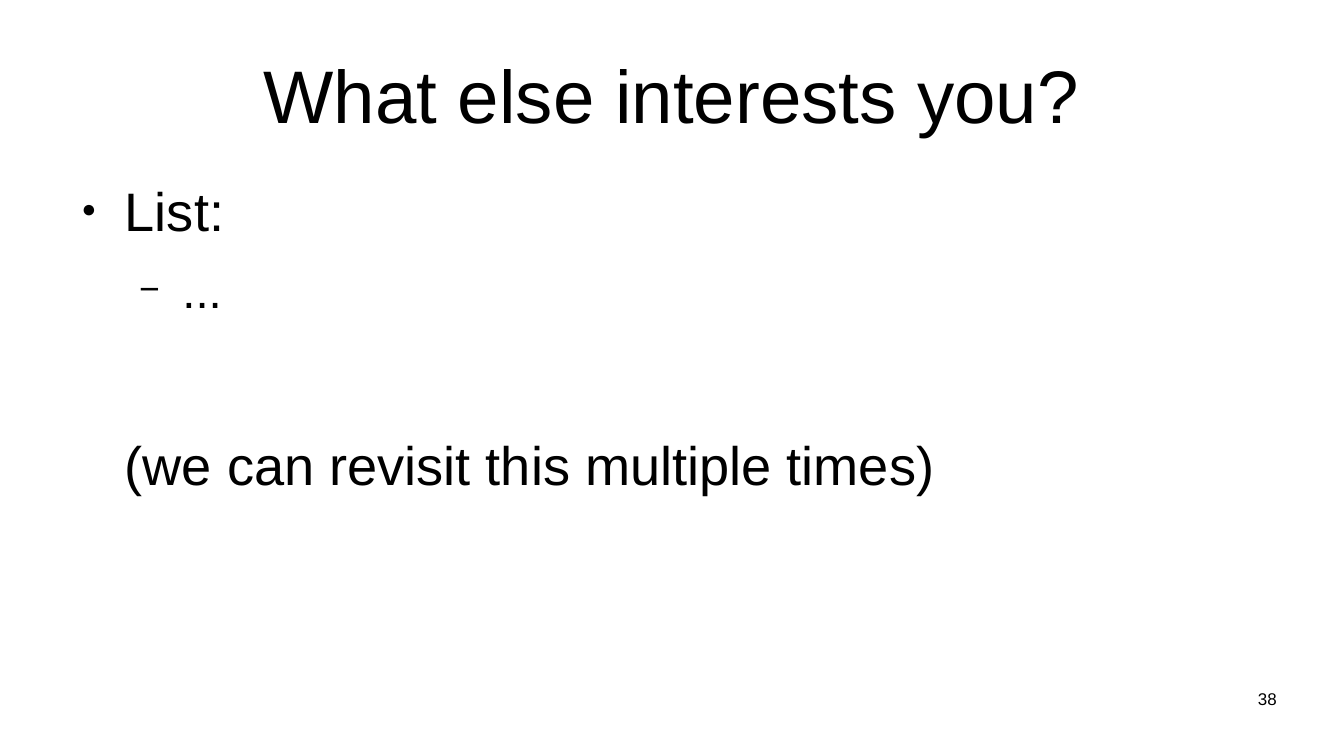
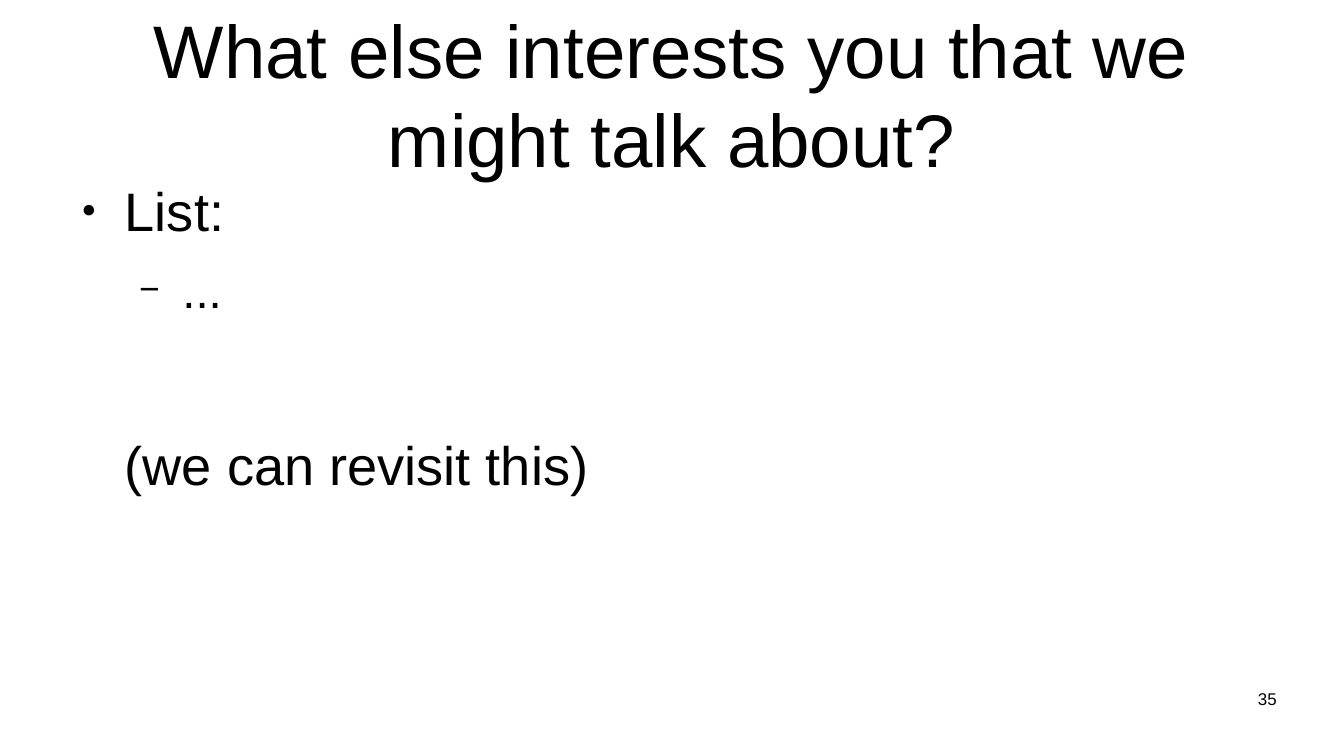
Before and after one commit to sftcd/witidtm, a slide deck: slide 35 of lectures/2026-2027/100-intro.odp (slide 38 before the commit). Drawn at 1344x756 pixels with LibreOffice and Linux fonts; fonts in the diff are those of the drawing. Boxes give left, top, right and bottom in pixels: in the first picture for what was removed or moved away, otherwise in the second. Text is boxed around its words. In the diff, an @@ line names an element or a change of style, - is before the commit and + after.

```diff
--- a/lectures/2026-2027/100-intro.odp
+++ b/lectures/2026-2027/100-intro.odp
@@ title at (154, 24, 1188, 181): text changed @@
-What else interests you?
+What else interests you that we might talk about?
@@ text at (125, 445, 588, 494): text changed @@
-(we can revisit this multiple times)
+(we can revisit this)
@@ page number at (1258, 693, 1277, 705): text changed @@
-38
+35
```
Also in this commit, not shown: 15 other slides changed, 3 slides removed, 3 other files.
